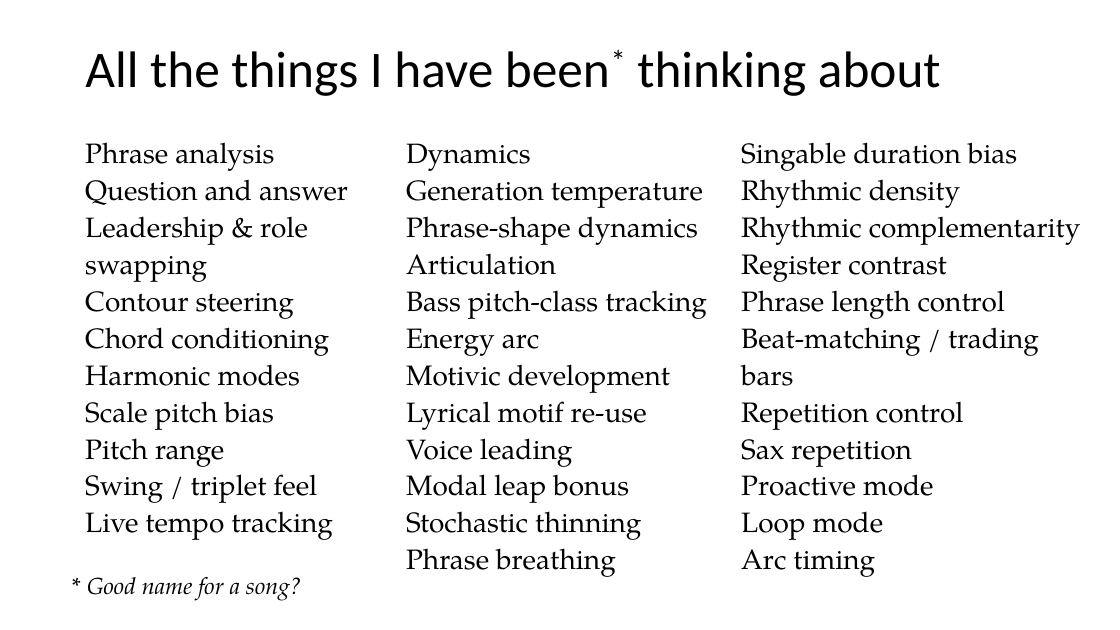
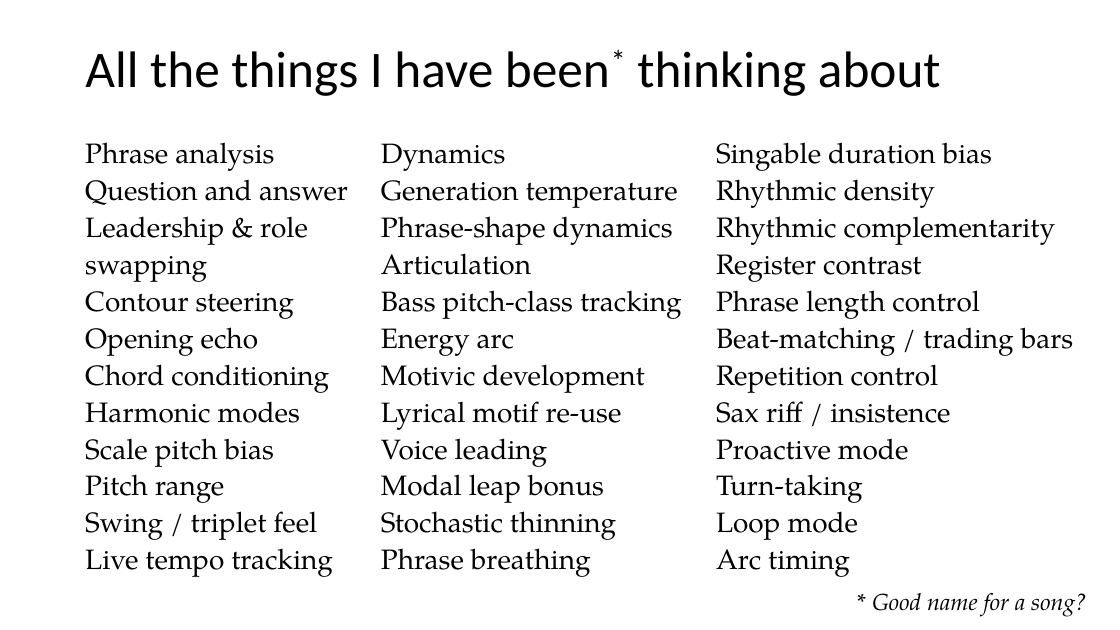
Before and after one commit to davidderoure/wolfson, a slide deck: slide 3 of docs/wolfson.pptx. Drawn at 1120x630 pixels with LibreOffice and Linux fonts; fonts in the diff are those of the drawing. Boxes give left, top, right and bottom in pixels: in the first picture for what was removed or moved away, otherwise in the second. Text is boxed around its words. In the diff, an @@ line names an element or a change of style, - is before the commit and + after.

```diff
--- a/docs/wolfson.pptx
+++ b/docs/wolfson.pptx
@@ text "Dynamics Generation temperature Phrase-shape dynamics": place and size @@
-text "Dynamics Generation temperature Phrase-shape dynamics" at bbox=[406, 143, 707, 577]
+text "Dynamics Generation temperature Phrase-shape dynamics" at bbox=[381, 143, 682, 577]
@@ text "Singable duration bias": place and size @@
-text "Singable duration bias" at bbox=[741, 142, 1081, 577]
+text "Singable duration bias" at bbox=[716, 142, 1073, 577]
@@ text at bbox=[85, 327, 258, 356]: paragraph added @@
+Opening echo
@@ text at bbox=[716, 392, 950, 503]: text changed @@
-Sax repetition
-Proactive mode
+Sax riff / insistence
+Proactive mode
+Turn-taking
@@ text "* Good name for a ...": place and size @@
-text "* Good name for a ..." at bbox=[87, 577, 302, 601]
+text "* Good name for a ..." at bbox=[872, 593, 1087, 617]
```
Also in this commit, not shown: 3 other slides changed, 1 other file.
